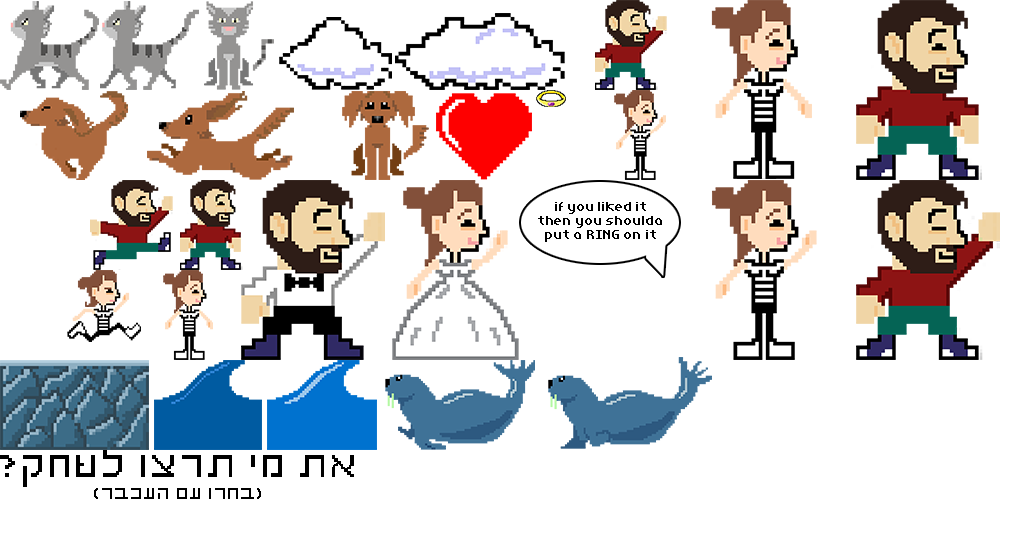
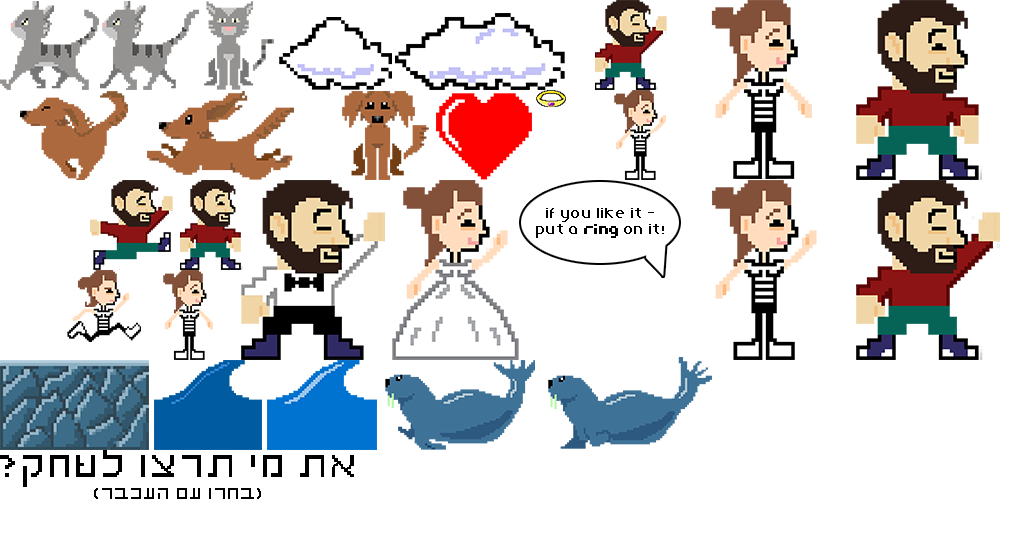
The second 1019 × 540 image is a revision of the first. Changes to its layers:
painted on "put a ring on it" over (536, 202, 664, 242)
